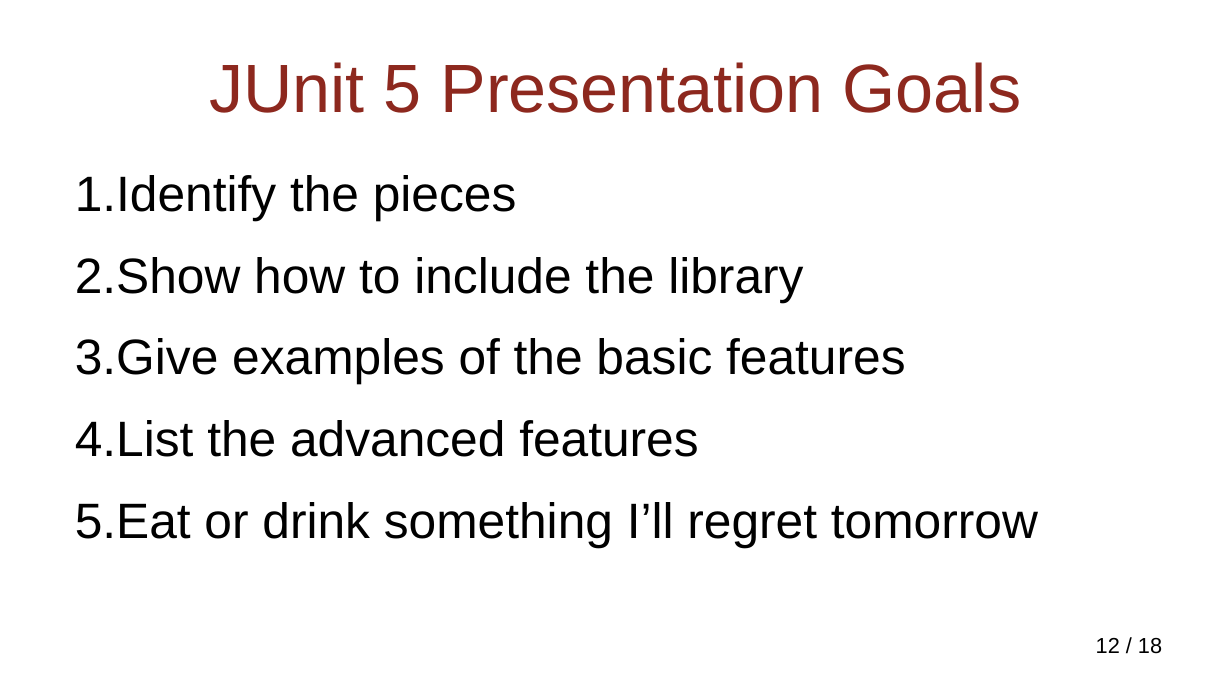
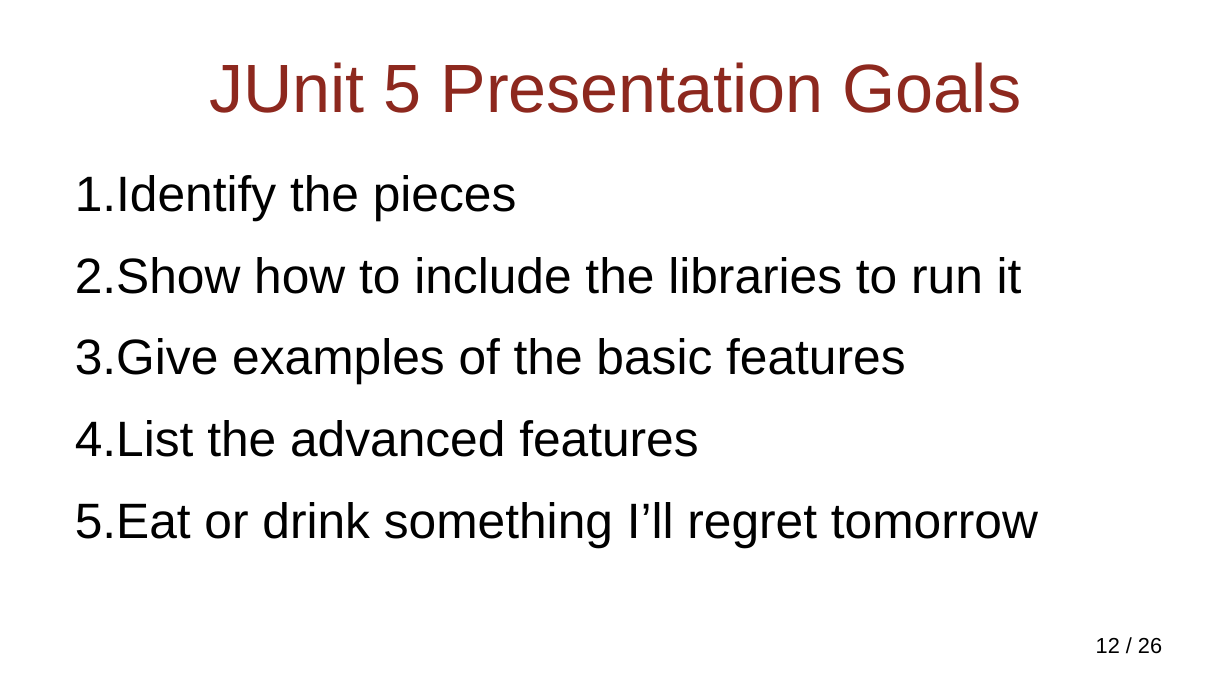
Before and after one commit to NextPoorSlob/JUnit5-Presentation-Sample-Code, a slide deck: slide 12 of ByJupiter.odp. Drawn at 1232x693 pixels with LibreOffice and Linux fonts; fonts in the diff are those of the drawing; background and template pictures are left out. Boxes give left, top, right and bottom in pixels: in the first picture for what was removed or moved away, otherwise in the second. Text is boxed around its words. In the diff, an @@ line names an element or a change of style, - is before the commit and + after.

```diff
--- a/ByJupiter.odp
+++ b/ByJupiter.odp
@@ text at <box>75,257,1022,294</box>: text changed @@
-2. Show how to include the library
+2. Show how to include the libraries to run it
@@ page number at <box>1096,638,1162,654</box>: text changed @@
-12 / 18
+12 / 26
```
Also in this commit, not shown: 4 other slides changed, 8 slides added.
